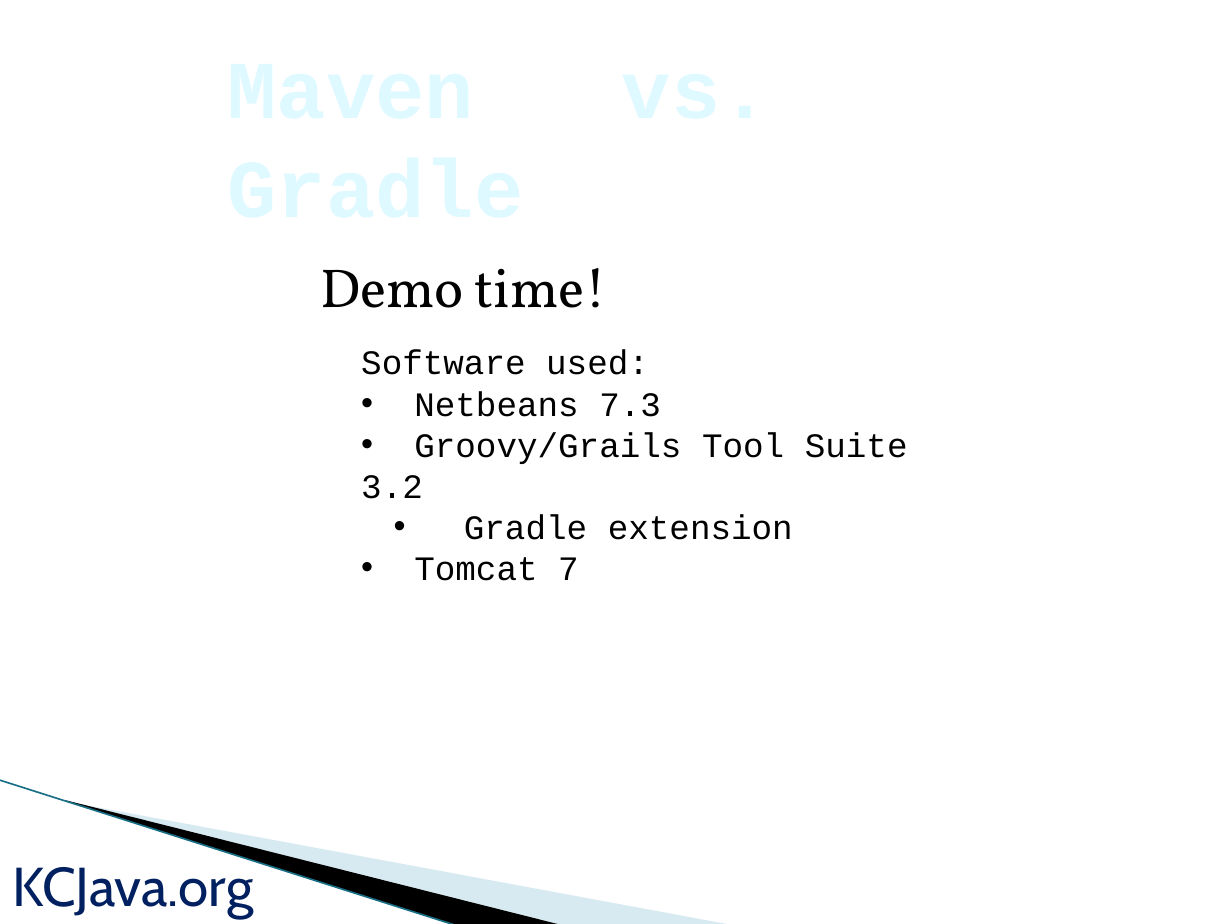
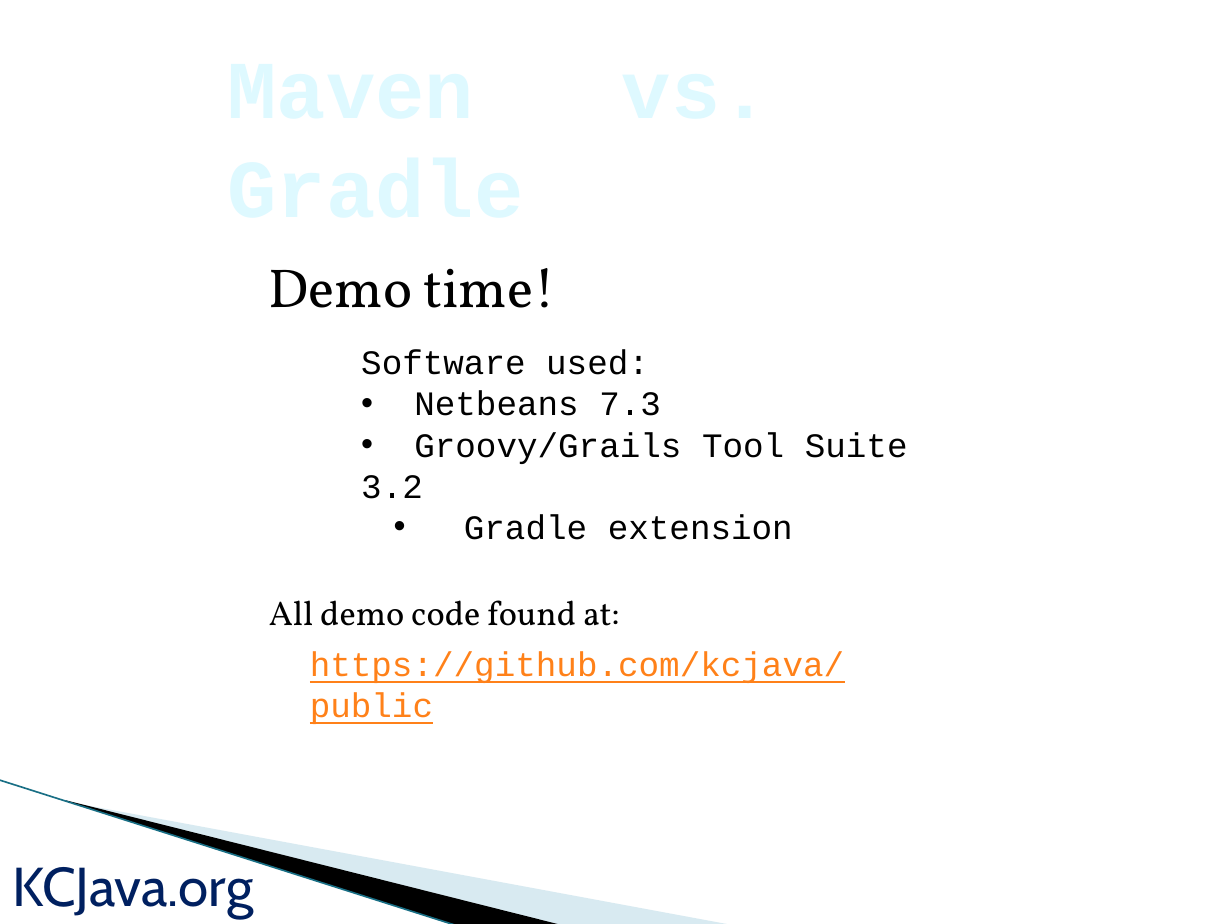
Before and after one commit to kcjava/public, a slide deck: slide 4 of maven-v-gradle/maven-vs-gradle.pptx. Drawn at 1232x924 pixels with LibreOffice and Linux fonts; fonts in the diff are those of the drawing; background and template pictures are left out. Boxes give left, top, right and bottom in pixels: in the first picture for what was removed or moved away, otherwise in the second. Text is boxed around its words. In the diff, an @@ line names an element or a change of style, - is before the commit and + after.

```diff
--- a/maven-v-gradle/maven-vs-gradle.pptx
+++ b/maven-v-gradle/maven-vs-gradle.pptx
@@ text "Demo time!": place and size @@
-text "Demo time!" at <box>320,268,608,308</box>
+text "Demo time!" at <box>269,268,556,308</box>
@@ text at <box>414,557,579,581</box>: paragraph removed @@
-• Tomcat 7
@@ text added at <box>269,600,620,626</box>, 20 pt, text #000000 @@
+All demo code found at:
@@ text added at <box>310,651,844,724</box>, 20 pt, text #FF8119, underline @@
+https://github.com/kcjava/public
```
Also in this commit, not shown: 1 slide added, 1 slide removed, 2 other files.
